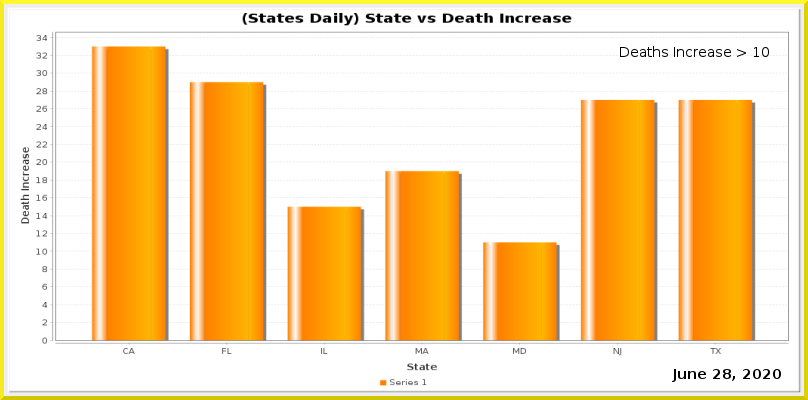
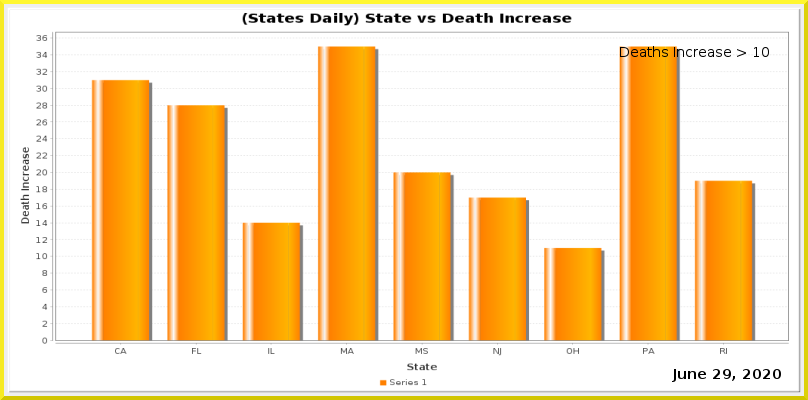
Two versions of the same layered image (808x400). Layer-by-layer changes:
painted on "Current Date" over [723,369,731,379]
painted on "Date_vs_TestIncrease.png" over [36,35,789,356]
